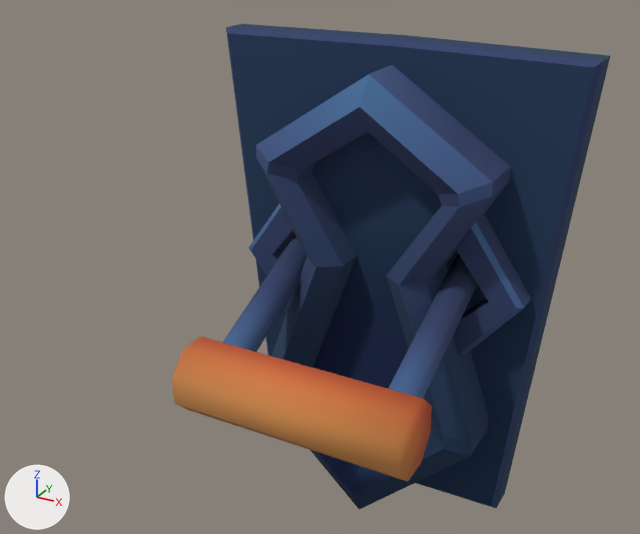
Before and after pictures for a commit that changed the FBX model UnityProject/Game Off 2024/Assets/Art/lever.fbx.
Both versions are drawn from a 50 mm camera at (0.282, -0.644, 1.454) aimed at (-0.002, -0.127, 1.195). Every picture has the same lights, and +X, +Y and +Z are marked at lower left. The older version comes first.

The older version as bpy lines, for what is in view:
```python
me_circle_004 = bpy.data.meshes.new('Circle.004')
me_circle_004.from_pydata(...)  # 56 vertices, 40 faces; spans x -0.093..0.093, y -0.21..-0.006, z -0.031..0.029
me_circle_004.materials.append(mat_dungeon)  # picture img_dungeongradient_png
me_cube_011 = bpy.data.meshes.new('Cube.011')
me_cube_011.from_pydata(...)  # 134 vertices, 114 faces; spans x -0.156..0.156, y -0.071..0.012, z 0.929..1.341
me_cube_011.materials.append(mat_dungeon)  # picture img_dungeongradient_png
ob_lever = bpy.data.objects.new('lever', me_circle_004)
ob_lever.location = (0.0, 0.0, 1.1752)
ob_lever.rotation_euler = (0.427, 0.0, 0.0)  # degrees (24, 0, 0)
ob_leverbase = bpy.data.objects.new('leverbase', me_cube_011)
ob_leverbase.location = (0.0, 0.0, 0.0)
```
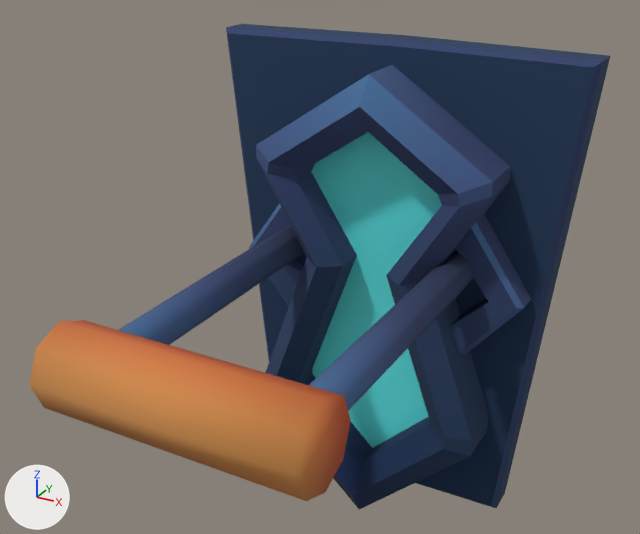
Where the newer file only moved an object's origin or applied its transform, the numbers keep the older frame.

What differs and where, as boxes (x1, y1, x2, y2) in the pictures (640 x 534 px; the box of a moved part takes in the faces that stretch with it):
'leverbase', recoloured, surface changed (blue to cyan): (249, 129, 521, 496) in both
'lever', reshaped, turned: before (172, 235, 477, 482); after (29, 225, 474, 501)
part 1 of me_cube_011, recoloured (blue to cyan): before (311, 132, 442, 388); after (311, 132, 442, 448)
part 2 of me_cube_011, surface changed (blue to cyan): before (311, 132, 442, 388); after (311, 132, 442, 448)
part 3 of me_circle_004, moved or reshaped: before (172, 337, 432, 482); after (29, 320, 351, 501)
part 4 of me_circle_004, moved or reshaped: before (388, 254, 477, 398); after (309, 250, 474, 411)
part 5 of me_circle_004, moved or reshaped: before (223, 235, 307, 352); after (119, 225, 305, 345)

Edits to the bpy script that builds the scene:
```text
Add img_charactergradient_png:
    img_charactergradient_png = load_image('charactergradient.png', 'charactergradient.png', 512, 512, 'sRGB')
Add mat_glass:
    mat_glass = principled_material('glass')
    mat_glass.texture = img_charactergradient_png  # with its transparency
Change me_cube_011:
    where me_cube_011.from_pydata(...)  # 134 vertices, 114 faces; spans x -0.156..0.156, y -0.071..0.012, z 0.929..1.341
    used by ob_leverbase; location = (0.0, 0.0, 0.0)
    me_cube_011 part 1: all 8 faces centred in x -0.031..0.031, y -0.032, z 1.029..1.246 switch from mat_dungeon (picture img_dungeongradient_png) to mat_glass (picture img_charactergradient_png)
    me_cube_011 part 2: texture (UV) coordinates of 8 of 114 faces, centred in x -0.031..0.031, y -0.032, z 1.029..1.246, changed; they spanned u 0.32..0.32, v 0.11..0.49 and now span u 0.41..0.41, v 0.17..0.55
Change me_circle_004:
    used by ob_lever; location = (0.0, 0.0, 1.1752); rotation_euler = (0.427, 0.0, 0.0), in degrees (24, 0, 0)
    remove me_circle_004.from_pydata(...)  # 56 vertices, 40 faces; spans x -0.093..0.093, y -0.21..-0.006, z -0.031..0.029
    add me_circle_004.from_pydata(...)  # 56 vertices, 40 faces; spans x -0.093..0.093, y -0.031..0.029, z 0.006..0.324
    me_circle_004 part 3: the loose piece of 24 vertices spanning x -0.093..0.093, y -0.21..-0.151, z -0.031..0.029 is turned -90 degrees about the x axis through its middle, then moved by (0.0, 0.179, 0.295)
    me_circle_004 part 4
    me_circle_004.vertices[0].co: (0.071, -0.006, -0.015) -> (0.071, -0.015, 0.006)
    me_circle_004.vertices[1].co: (0.062, -0.006, -0.011) -> (0.062, -0.011, 0.006)
    me_circle_004.vertices[2].co: (0.058, -0.006, -0.001) -> (0.058, -0.001, 0.006)
    me_circle_004.vertices[3].co: (0.062, -0.006, 0.009) -> (0.062, 0.009, 0.006)
    me_circle_004.vertices[4].co: (0.071, -0.006, 0.013) -> (0.071, 0.013, 0.006)
    me_circle_004.vertices[5].co: (0.081, -0.006, 0.009) -> (0.081, 0.009, 0.006)
    me_circle_004.vertices[6].co: (0.085, -0.006, -0.001) -> (0.085, -0.001, 0.006)
    me_circle_004.vertices[7].co: (0.081, -0.006, -0.011) -> (0.081, -0.011, 0.006)
    me_circle_004.vertices[8].co: (0.071, -0.18, -0.015) -> (0.071, -0.015, 0.294)
    me_circle_004.vertices[9].co: (0.062, -0.18, -0.011) -> (0.062, -0.011, 0.294)
    me_circle_004.vertices[10].co: (0.058, -0.18, -0.001) -> (0.058, -0.001, 0.294)
    me_circle_004.vertices[11].co: (0.062, -0.18, 0.009) -> (0.062, 0.009, 0.294)
    me_circle_004.vertices[12].co: (0.071, -0.18, 0.013) -> (0.071, 0.013, 0.294)
    me_circle_004.vertices[13].co: (0.081, -0.18, 0.009) -> (0.081, 0.009, 0.294)
    me_circle_004.vertices[14].co: (0.085, -0.18, -0.001) -> (0.085, -0.001, 0.294)
    me_circle_004.vertices[15].co: (0.081, -0.18, -0.011) -> (0.081, -0.011, 0.294)
    me_circle_004 part 5: 16 of 56 vertices moved; they spanned x -0.085..-0.058, y -0.18..-0.006, z -0.015..0.013 and now span x -0.085..-0.058, y -0.015..0.013, z 0.006..0.294; mean shift (0.0, 0.092, 0.151); largest move (-0.071, -0.18, -0.015) -> (-0.071, -0.015, 0.294)
Change ob_lever:
    ob_lever.rotation_euler: (0.427, 0.0, 0.0) -> (1.571, 0.0, 0.0)  # degrees (24, 0, 0) -> degrees (90, 0, 0)
```
